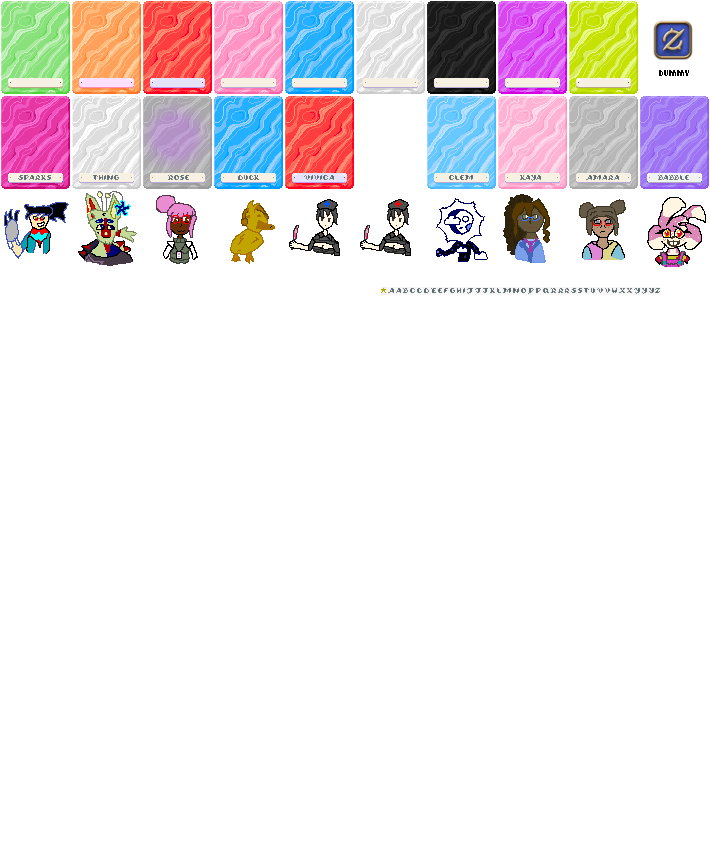
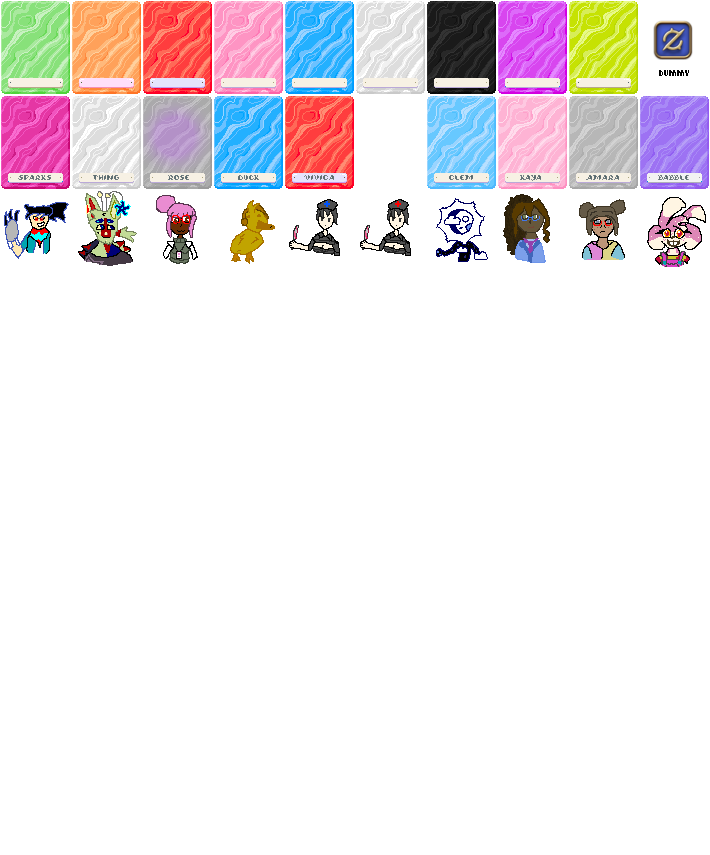
Layer changes from the first 710 × 855 image to the second:
hid "legend letters TURN THESE OFF BEFORE EXPORTING!!! >:( copy" over [381, 287, 661, 295]